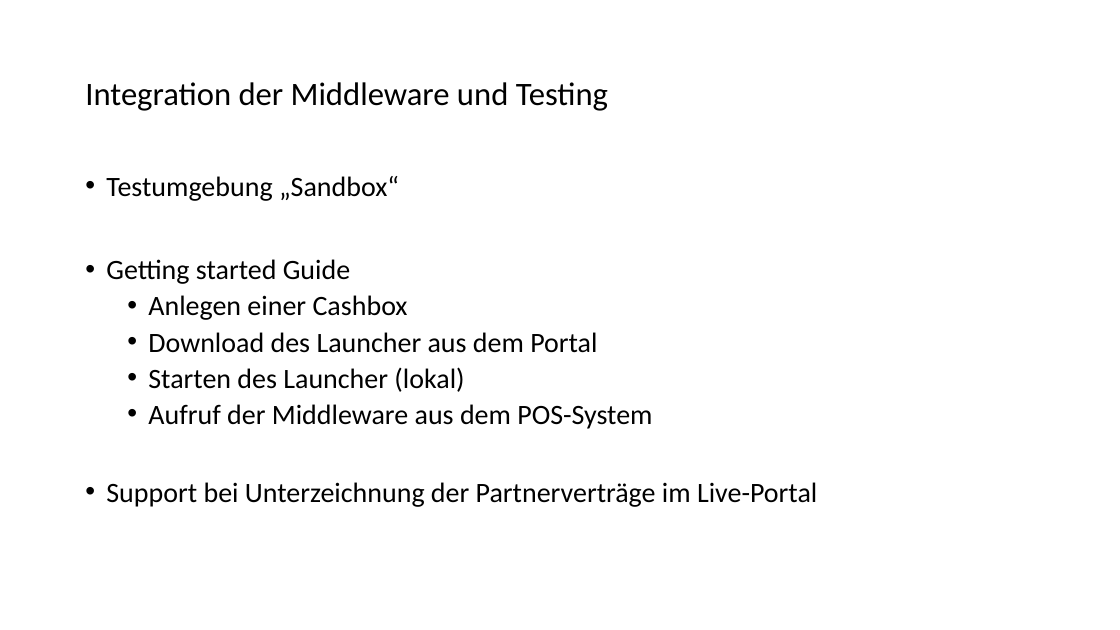
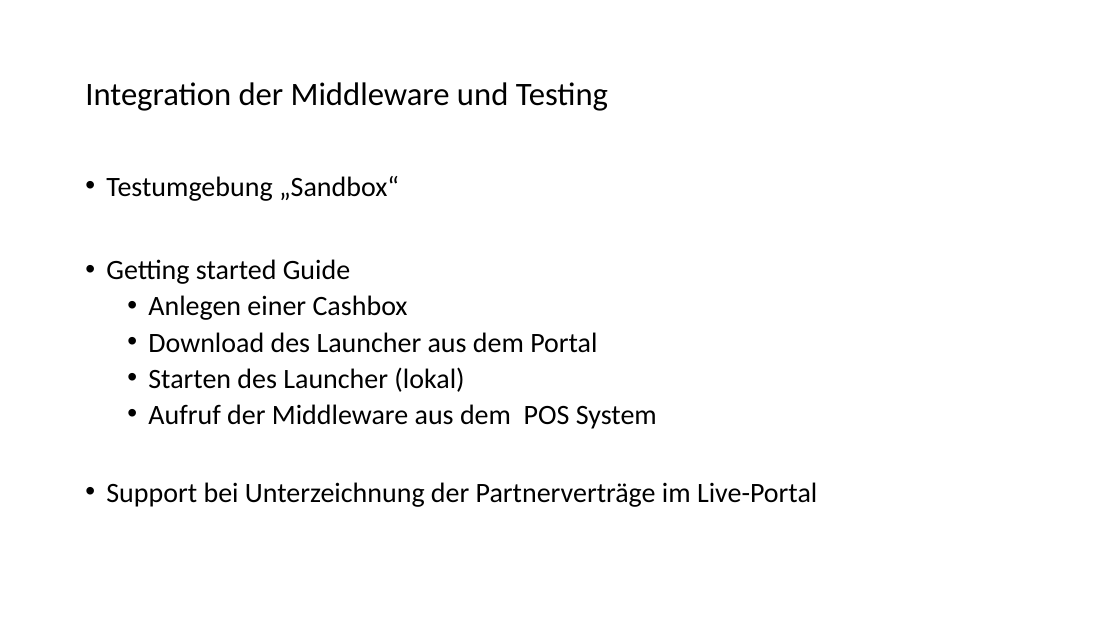
Before and after one commit to fiskaltrust/productdescription-de-doc, a slide deck: slide 20 of for-poscreators/presentation/onboarding_de.pptx. Drawn at 1120x630 pixels with LibreOffice and Linux fonts; fonts in the diff are those of the drawing. Boxes give left, top, right and bottom in pixels: in the first picture for what was removed or moved away, otherwise in the second. Text is boxed around its words. In the diff, an @@ line names an element or a change of style, - is before the commit and + after.

```diff
--- a/for-poscreators/presentation/onboarding_de.pptx
+++ b/for-poscreators/presentation/onboarding_de.pptx
@@ text at [148,404,657,429]: text changed @@
-  • Aufruf der Middleware aus dem POS-System
+  • Aufruf der Middleware aus dem POS System
```
Also in this commit, not shown: 1 other slide changed, 29 other files.
